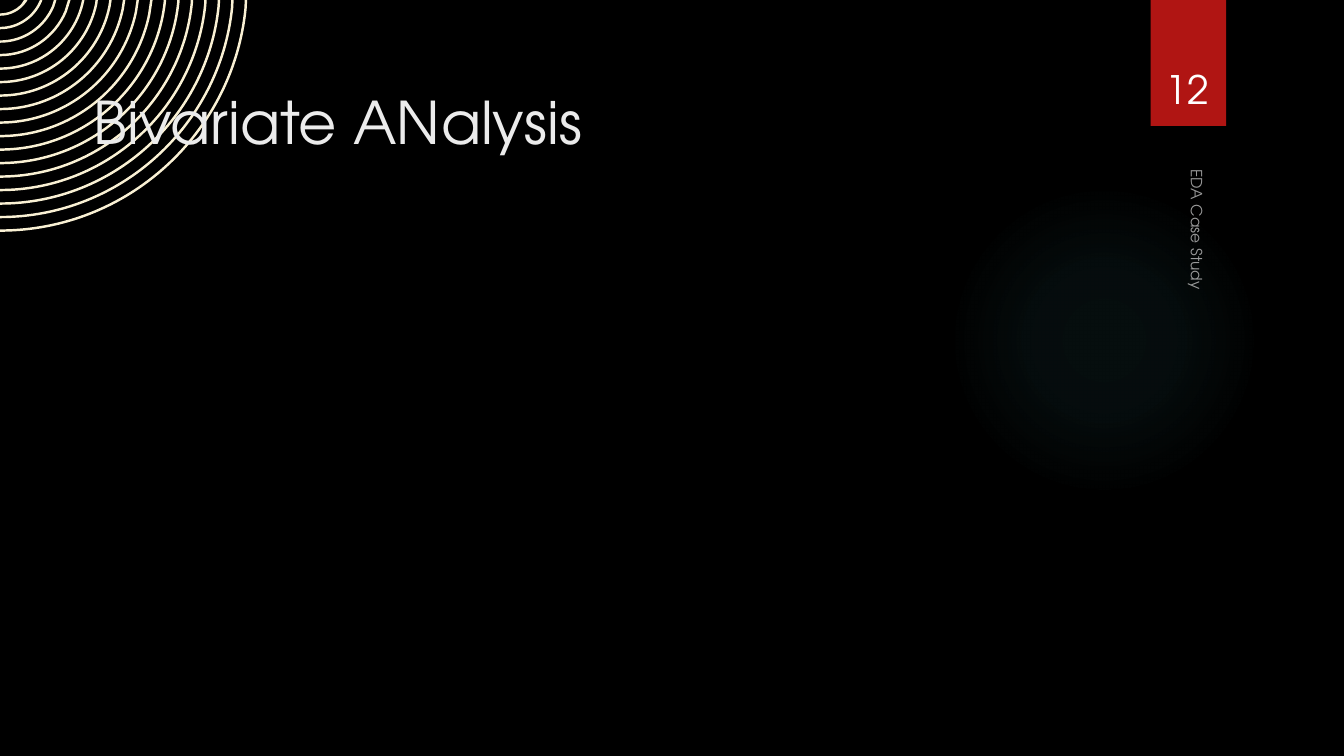
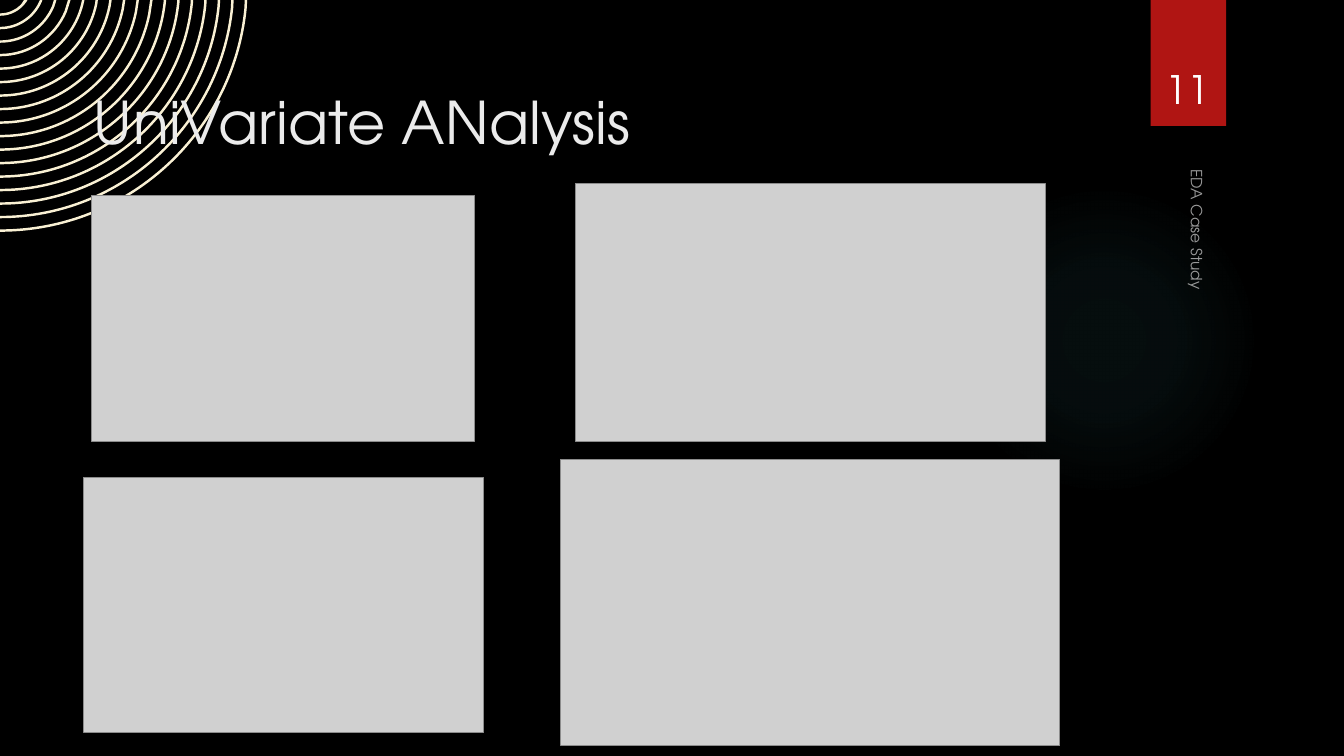
Before and after one commit to asthaa29/lendingcasestudy, a slide deck: slide 11 of EDA Case Study.pptx (slide 12 before the commit). Drawn at 1344x756 pixels with LibreOffice and Linux fonts; fonts in the diff are those of the drawing; grey boxes stand for pictures; background and template pictures are left out. Boxes give left, top, right and bottom in pixels: in the first picture for what was removed or moved away, otherwise in the second. Text is boxed around its words. In the diff, an @@ line names an element or a change of style, - is before the commit and + after.

Commit message:
ppt update

```diff
--- a/EDA Case Study.pptx
+++ b/EDA Case Study.pptx
@@ title at (x1=94, y1=83, x2=630, y2=171): text changed @@
-Bivariate ANalysis
+UniVariate ANalysis
@@ page number at (x1=1166, y1=75, x2=1209, y2=104): text changed @@
-12
+11
@@ picture added at (x1=91, y1=196, x2=474, y2=442) @@
@@ picture added at (x1=576, y1=184, x2=1047, y2=442) @@
@@ picture added at (x1=84, y1=478, x2=484, y2=733) @@
@@ picture added at (x1=561, y1=460, x2=1060, y2=746) @@
```
Also in this commit, not shown: 3 other slides changed, 12 slides added, 3 slides removed.
